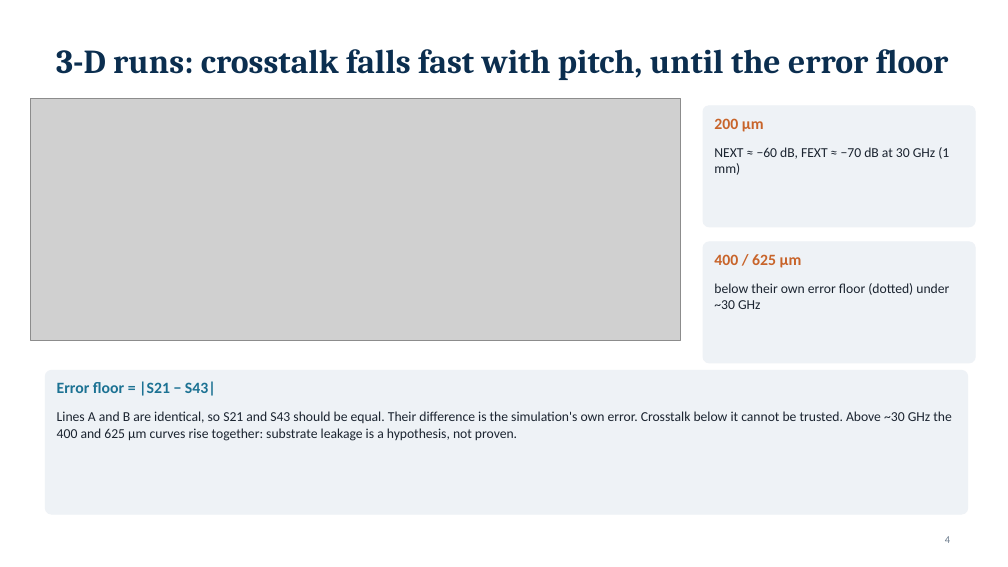
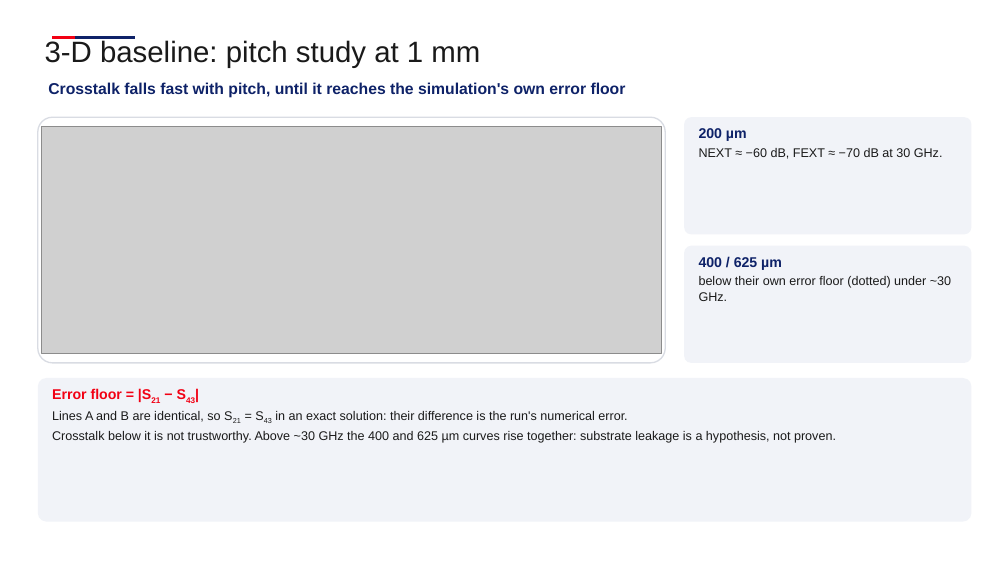
Before and after one commit to andreimuresian/claude, a slide deck: slide 4 of docs/cst/xtalk/crosstalk_cross_section.pptx. Drawn at 1008x567 pixels with LibreOffice and Linux fonts; fonts in the diff are those of the drawing; grey boxes stand for pictures; background and template pictures are left out. Boxes give left, top, right and bottom in pixels: in the first picture for what was removed or moved away, otherwise in the second. Text is boxed around its words. In the diff, an @@ line names an element or a change of style, - is before the commit and + after.

```diff
--- a/docs/cst/xtalk/crosstalk_cross_section.pptx
+++ b/docs/cst/xtalk/crosstalk_cross_section.pptx
@@ text "3-D baseline: pitch study at ..." at [45, 40, 480, 68]: vertical alignment middle to top @@
@@ text at [45, 40, 480, 68]: text changed; size 32 to 28 pt; font Cambria to Arial; text colour #0B2E4F to #1A1A1A; bold off @@
-3-D runs: crosstalk falls fast with pitch, until the error floor
+3-D baseline: pitch study at 1 mm
@@ line added from (52, 38) to (77, 38), #F20013 2 pt @@
@@ line added from (75, 38) to (135, 38), #0E2268 2 pt @@
@@ text added at [48, 82, 626, 98], 15 pt, text #0E2268, bold @@
+Crosstalk falls fast with pitch, until it reaches the simulation's own error floor
@@ rounded rectangle added at [38, 117, 665, 363], fill #FFFFFF, outline #D9DCE3 1.25 pt @@
@@ fill #EEF2F6 to #F1F3F8; outline #EEF2F6 1 pt to none; proportions changed in 3 elements at [38, 378, 972, 522], [684, 246, 972, 363], [684, 117, 972, 234] @@
@@ rounded rectangle: place and size @@
-rounded rectangle at [703, 106, 975, 227]
+rounded rectangle at [684, 117, 972, 234]
@@ text removed at [714, 118, 764, 132] @@
-200 µm
@@ picture: place and size @@
-picture at [30, 98, 681, 340]
+picture at [42, 126, 662, 354]
@@ text at [699, 128, 943, 159]: text changed; size 13 to 12 pt; font Calibri to Arial; text colour #1B2430 to #1A1A1A @@
-NEXT ≈ −60 dB, FEXT ≈ −70 dB at 30 GHz (1 mm)
+200 µm
+NEXT ≈ −60 dB, FEXT ≈ −70 dB at 30 GHz.
@@ rounded rectangle: place and size @@
-rounded rectangle at [703, 242, 975, 363]
+rounded rectangle at [684, 246, 972, 363]
@@ text at [699, 257, 951, 301]: text changed; size 13 to 12 pt; font Calibri to Arial; text colour #1B2430 to #1A1A1A @@
-below their own error floor (dotted) under ~30 GHz
+400 / 625 µm
+below their own error floor (dotted) under ~30 GHz.
@@ text removed at [714, 254, 802, 268] @@
-400 / 625 µm
@@ rounded rectangle: place and size @@
-rounded rectangle at [45, 371, 968, 514]
+rounded rectangle at [38, 378, 972, 522]
@@ text at [52, 388, 836, 443]: text changed; size 13 to 12 pt; font Calibri to Arial; text colour #1B2430 to #1A1A1A @@
-Lines A and B are identical, so S21 and S43 should be equal. Their difference is the simulation's own error. Crosstalk below it cannot be trusted. Above ~30 GHz the 400 and 625 µm curves rise together: substrate leakage is a hypothesis, not proven.
+Error floor = |S21 − S43|
+Lines A and B are identical, so S21 = S43 in an exact solution: their difference is the run's numerical error.
+Crosstalk below it is not trustworthy. Above ~30 GHz the 400 and 625 µm curves rise together: substrate leakage is a hypothesis, not proven.
@@ text removed at [57, 381, 216, 396] @@
-Error floor = |S21 − S43|
@@ page number removed at [945, 536, 950, 543] @@
-4
```
Also in this commit, not shown: 14 other slides changed, 1 slide added, 1 slide removed, 4 other files.
